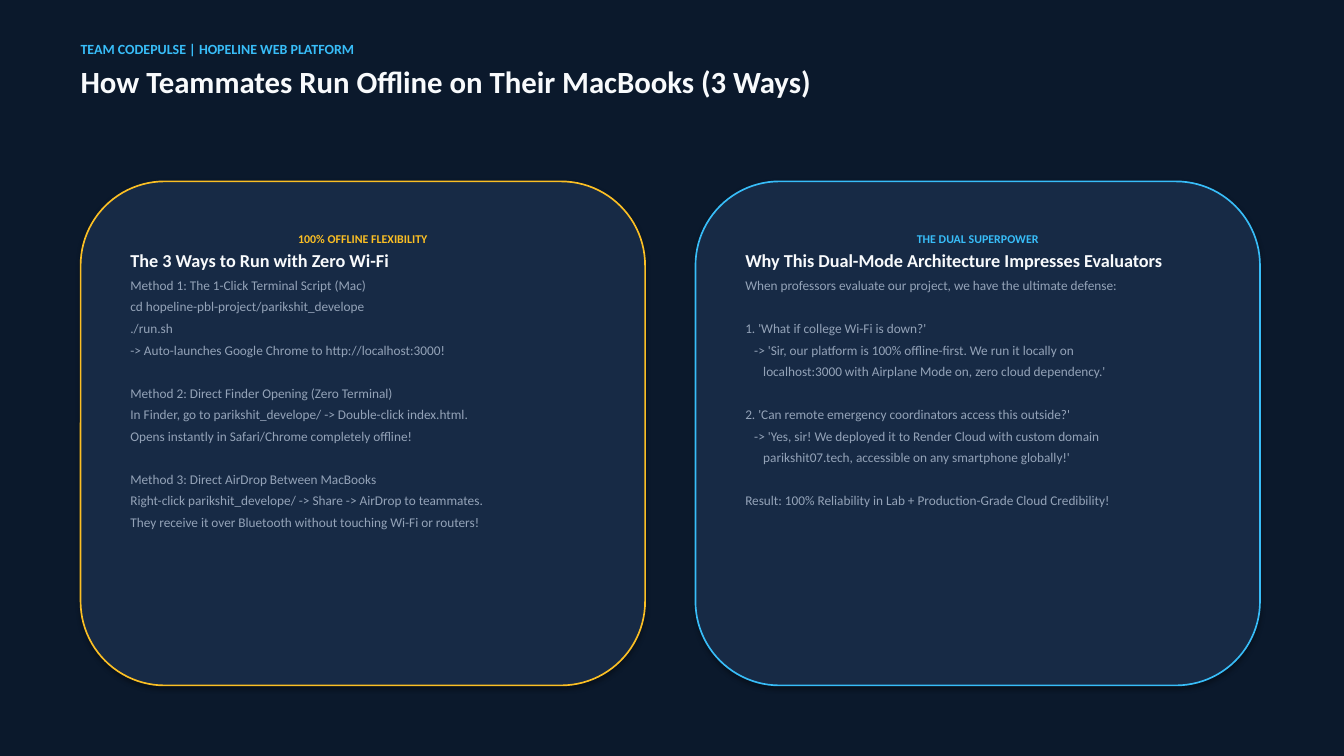
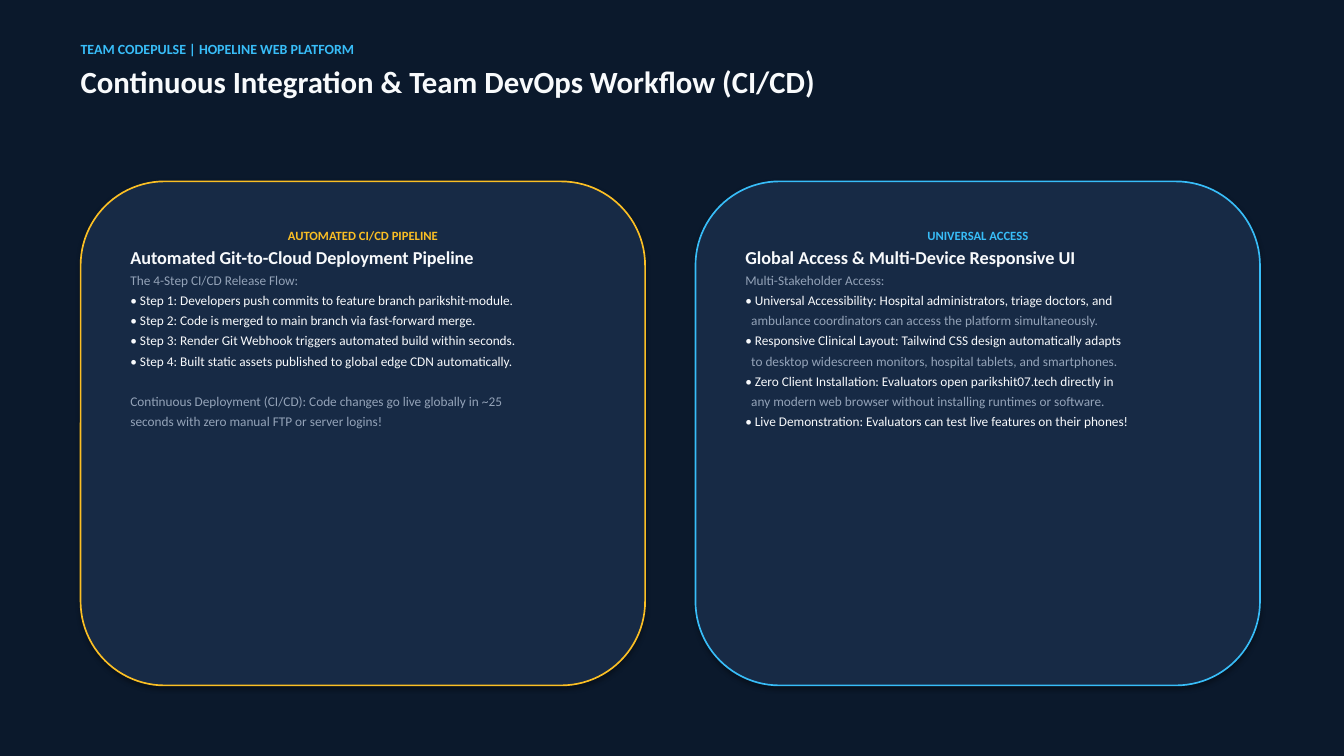
Before and after one commit to khannashivansh03coder/hopeline-pbl-project, a slide deck: slide 10 of parikshit_develope/HopeLine_CodePulse_Guide.pptx. Drawn at 1344x756 pixels with LibreOffice and Linux fonts; fonts in the diff are those of the drawing. Boxes give left, top, right and bottom in pixels: in the first picture for what was removed or moved away, otherwise in the second. Text is boxed around its words. In the diff, an @@ line names an element or a change of style, - is before the commit and + after.

Commit message:
Refactor presentation to 100% cloud architecture (Render & parikshit07.tech), removing offline mode

```diff
--- a/parikshit_develope/HopeLine_CodePulse_Guide.pptx
+++ b/parikshit_develope/HopeLine_CodePulse_Guide.pptx
@@ text at (81,70,814,99): text changed @@
-How Teammates Run Offline on Their MacBooks (3 Ways)
+Continuous Integration & Team DevOps Workflow (CI/CD)
@@ text in rounded rectangle at (130,231,516,428): text changed; text colour #94A3B8 to #F8FAFC @@
-100% OFFLINE FLEXIBILITY
-The 3 Ways to Run with Zero Wi-Fi
-Method 1: The 1-Click Terminal Script (Mac)
-cd hopeline-pbl-project/parikshit_develope
-./run.sh
--> Auto-launches Google Chrome to http://localhost:3000!
-Method 2: Direct Finder Opening (Zero Terminal)
-In Finder, go to parikshit_develope/ -> Double-click index.html.
-Opens instantly in Safari/Chrome completely offline!
-Method 3: Direct AirDrop Between MacBooks
-Right-click parikshit_develope/ -> Share -> AirDrop to teammates.
-They receive it over Bluetooth without touching Wi-Fi or routers!
+AUTOMATED CI/CD PIPELINE
+Automated Git-to-Cloud Deployment Pipeline
+The 4-Step CI/CD Release Flow:
+• Step 1: Developers push commits to feature branch parikshit-module.
+• Step 2: Code is merged to main branch via fast-forward merge.
+• Step 3: Render Git Webhook triggers automated build within seconds.
+• Step 4: Built static assets published to global edge CDN automatically.
+Continuous Deployment (CI/CD): Code changes go live globally in ~25
+seconds with zero manual FTP or server logins!
@@ text in rounded rectangle at (745,231,1128,428): text changed; text colour #94A3B8 to #F8FAFC @@
-THE DUAL SUPERPOWER
-Why This Dual-Mode Architecture Impresses Evaluators
-When professors evaluate our project, we have the ultimate defense:
-1. 'What if college Wi-Fi is down?'
--> 'Sir, our platform is 100% offline-first. We run it locally on
-localhost:3000 with Airplane Mode on, zero cloud dependency.'
-2. 'Can remote emergency coordinators access this outside?'
--> 'Yes, sir! We deployed it to Render Cloud with custom domain
-parikshit07.tech, accessible on any smartphone globally!'
-Result: 100% Reliability in Lab + Production-Grade Cloud Credibility!
+UNIVERSAL ACCESS
+Global Access & Multi-Device Responsive UI
+Multi-Stakeholder Access:
+• Universal Accessibility: Hospital administrators, triage doctors, and
+ambulance coordinators can access the platform simultaneously.
+• Responsive Clinical Layout: Tailwind CSS design automatically adapts
+to desktop widescreen monitors, hospital tablets, and smartphones.
+• Zero Client Installation: Evaluators open parikshit07.tech directly in
+any modern web browser without installing runtimes or software.
+• Live Demonstration: Evaluators can test live features on their phones!
```
Also in this commit, not shown: 9 other slides changed, 2 slides added, 2 slides removed.
